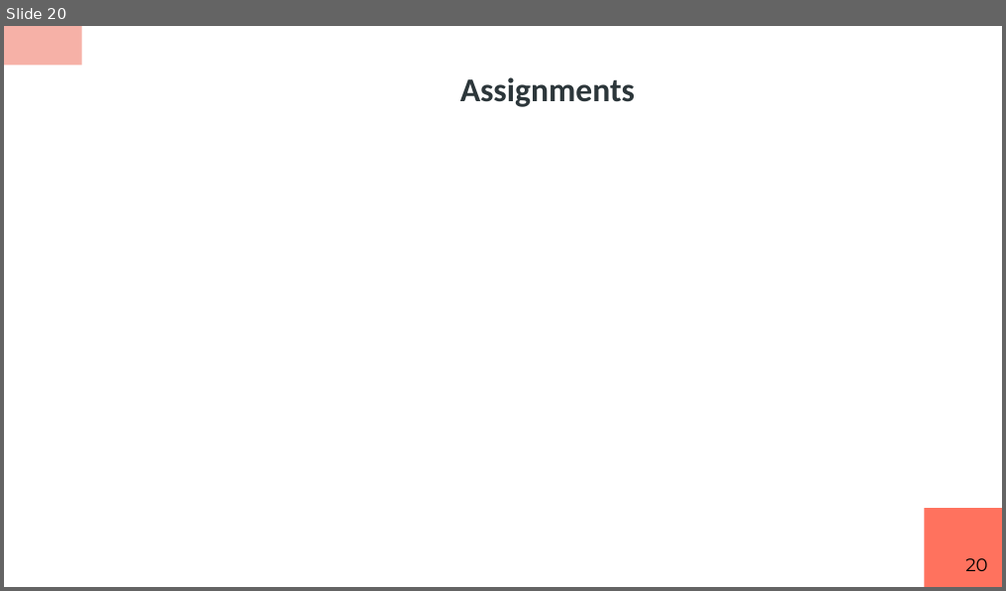
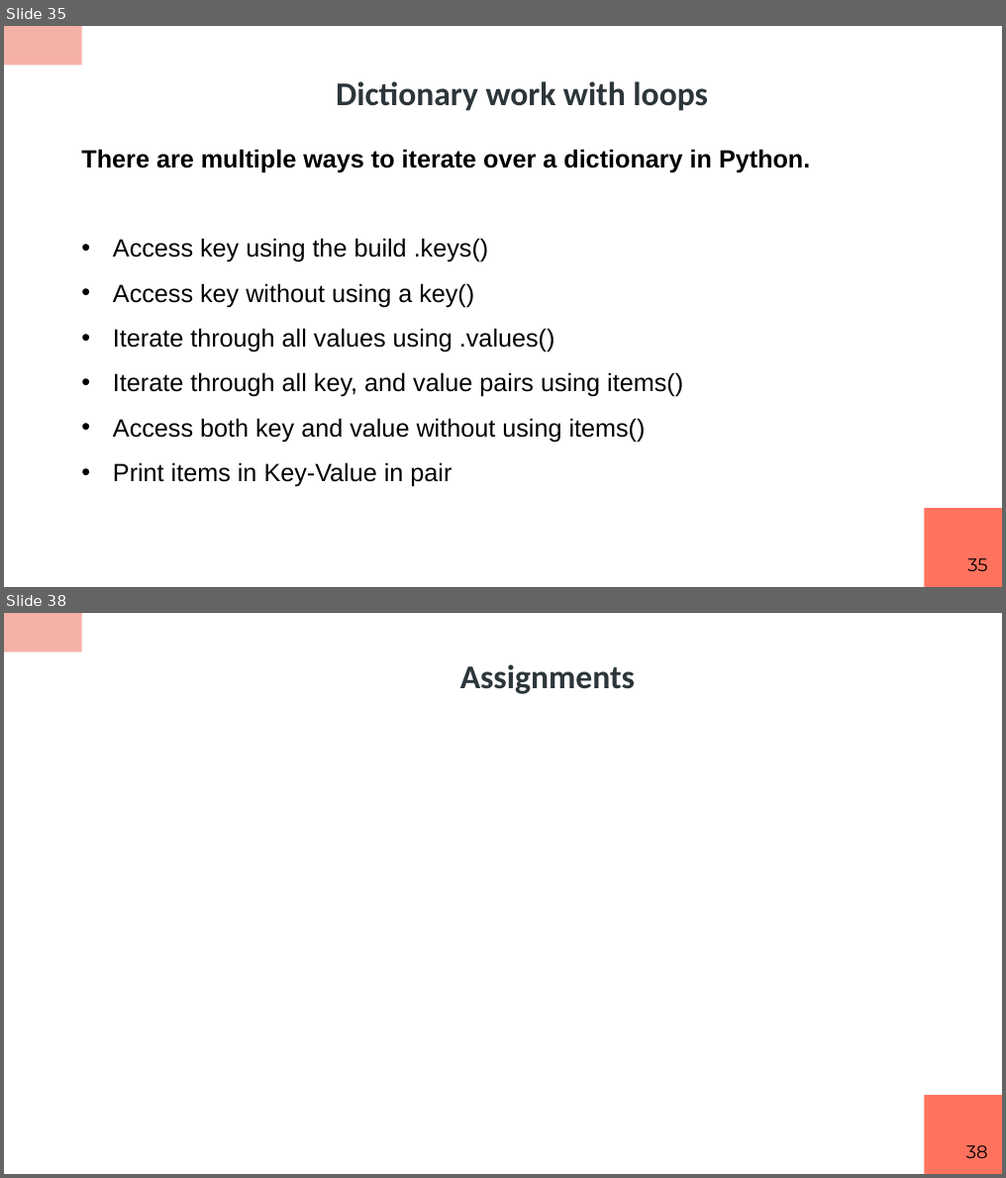
Before and after one commit to RashmivernekarN/ai_with_python_keonics, a slide deck: module2/ppt/Advanced Concepts Using Datastructures.pptx. Shown one above the other, each under a label of ours: slide 20 before the commit, slides 35 and 38 after it; the slides between them are not shown. The pictures are 1006x591 and 1006x1178 pixels, drawn with LibreOffice and Linux fonts; fonts in the diff are those of the drawing. Boxes give left, top, right and bottom in pixels: in the first picture for what was removed or moved away, otherwise in the second. Text is boxed around its words. In the diff, an @@ line names an element or a change of style, - is before the commit and + after.

```diff
--- a/module2/ppt/Advanced Concepts Using Datastructures.pptx
+++ b/module2/ppt/Advanced Concepts Using Datastructures.pptx
@@ slide 35 added at (4,26,1002,587), background #FFFFFF; not listed: 2 template elements that a slide beside it also shows @@
@@ title added at (336,81,708,111), 24 pt, text #2C363A, bold @@
+Dictionary work with loops
@@ text added at (81,149,810,487), 18 pt, text #000000 @@
+There are multiple ways to iterate over a dictionary in Python.
+• Access key using the build .keys()
+• Access key without using a key()
+• Iterate through all values using .values()
+• Iterate through all key, and value pairs using items()
+• Access both key and value without using items()
+• Print items in Key-Value in pair
@@ page number added at (967,559,987,571), 13 pt, text #000000 @@
+35
@@ what was slide 20 is now slide 38 @@
@@ page number at (966,1146,988,1158): text changed @@
-20
+38
```
Also in this commit, not shown: 5 slides changed, 17 other slides added, 2 other files.
